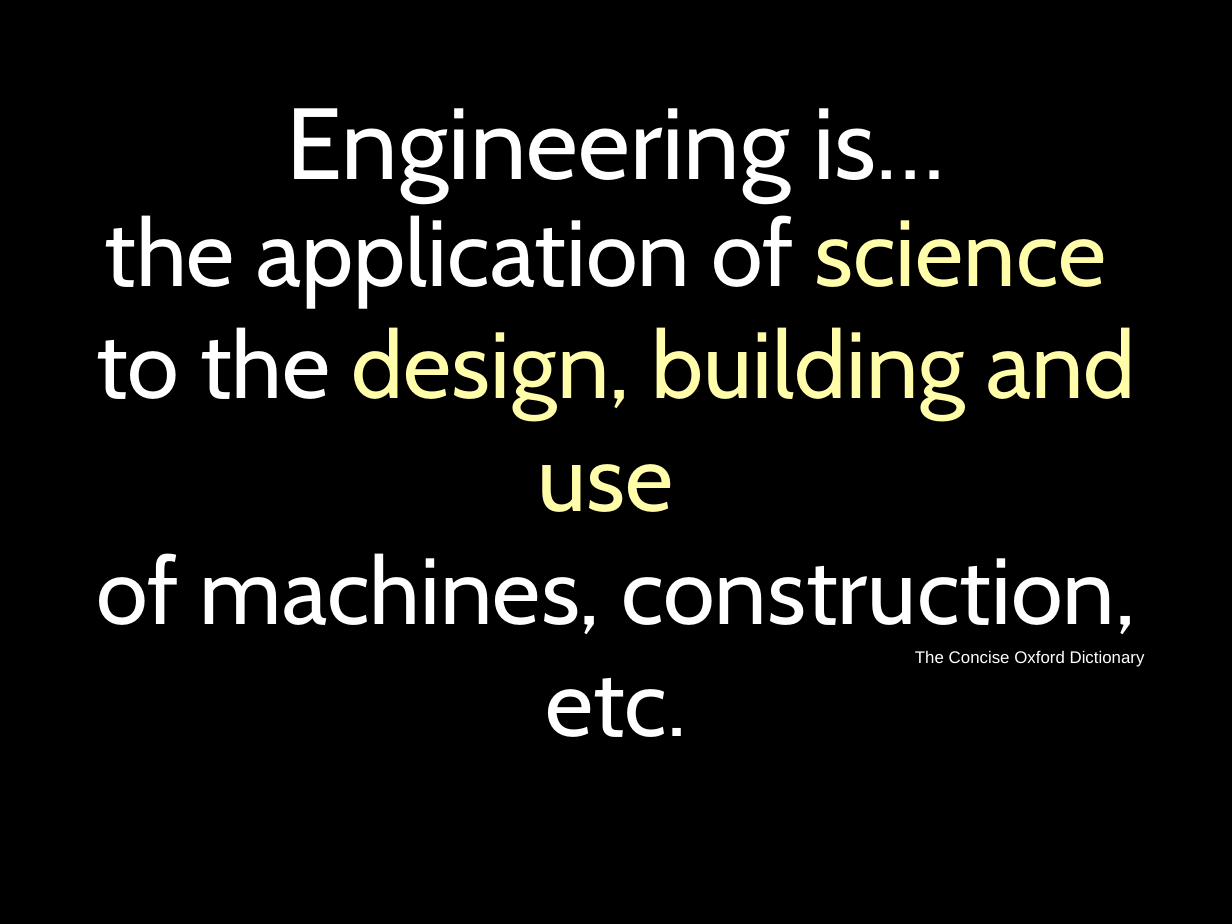
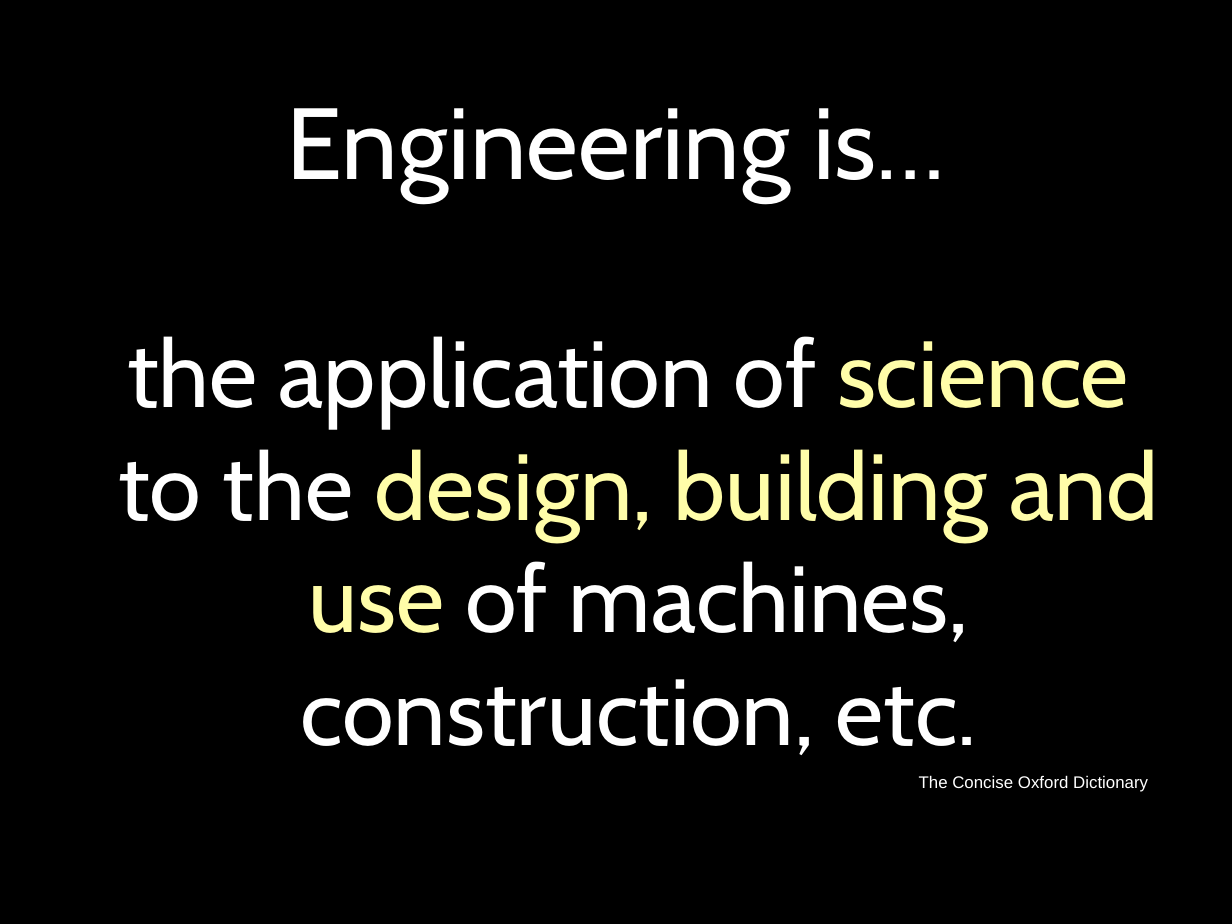
Before and after one commit to pauloborba/software-engineering-courses, a slide deck: slide 3 of Aulas/ApresentacaoEIntroducaoAESSGraduacao/SEIntroduction.pptx (slide 4 before the commit). Drawn at 1232x924 pixels with LibreOffice and Linux fonts; fonts in the diff are those of the drawing. Boxes give left, top, right and bottom in pixels: in the first picture for what was removed or moved away, otherwise in the second. Text is boxed around its words. In the diff, an @@ line names an element or a change of style, - is before the commit and + after.

```diff
--- a/Aulas/ApresentacaoEIntroducaoAESSGraduacao/SEIntroduction.pptx
+++ b/Aulas/ApresentacaoEIntroducaoAESSGraduacao/SEIntroduction.pptx
@@ text "the application of science": place and size @@
-text "the application of science" at (96, 215, 1136, 737)
+text "the application of science" at (119, 336, 1159, 755)
@@ text at (119, 449, 1159, 755): text changed @@
-to the design, building and use
-of machines, construction, etc.
+to the design, building and use of machines, construction, etc.
@@ text "The Concise Oxford Dictionary": place and size @@
-text "The Concise Oxford Dictionary" at (915, 650, 1145, 667)
+text "The Concise Oxford Dictionary" at (919, 775, 1148, 792)
```
Also in this commit, not shown: 22 other slides changed, 1 slide added, 3 slides removed, 1 other file.
